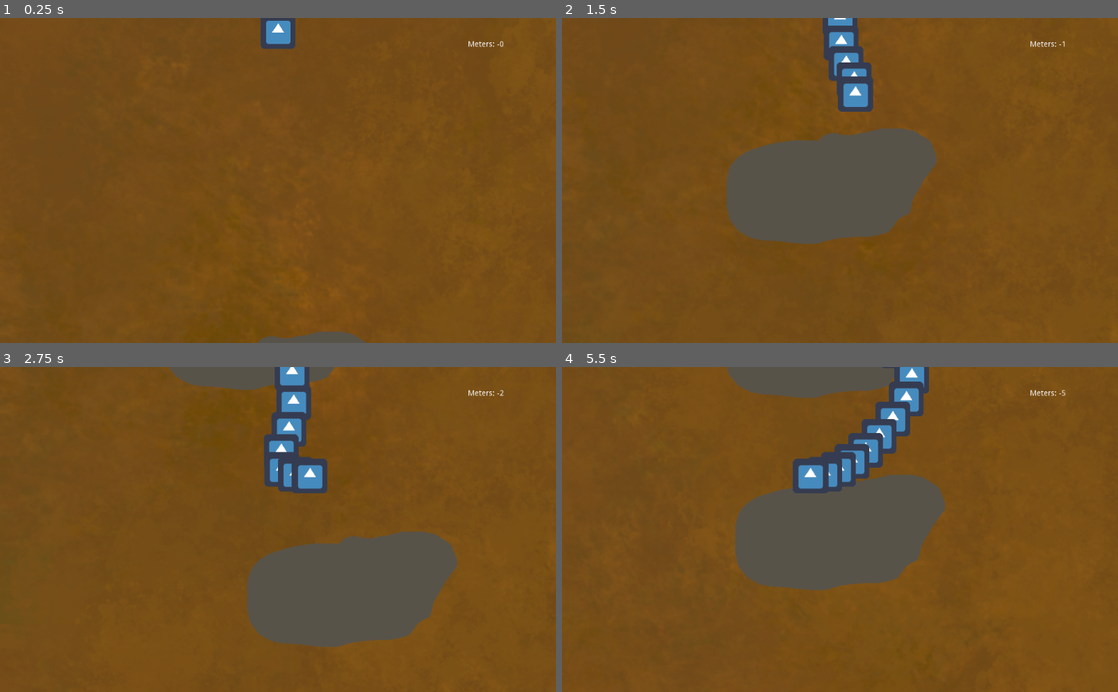
Above: before the commit, frames 1-4 (two rows, left to right).
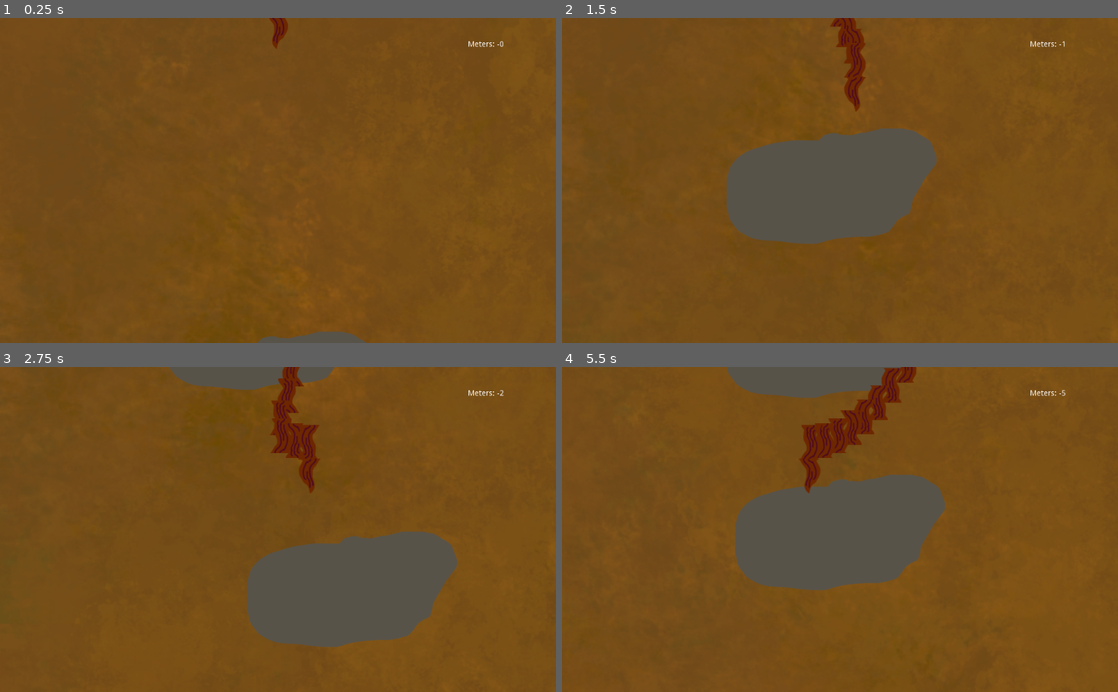
Above: after the commit, the same moments.

Repository: Lycentzia/I-am-Root
Game: Godot game, scene res://scenes/mainScreen.tscn
The game is run twice, just before and just after one commit, with the same random seed, the same clock (stepped at 60 frames per second) and the same inputs. The engine's default icon, where the game draws it, is replaced by a stand-in: a white triangle on a blue panel in a dark square.
Inputs:
- Up to frame 1 (0.25 s): no input
- Up to frame 2 (1.5 s): hold Right (move_right) 0.53-1.28 s; hold Left (move_left) from 1.28 s (still down)
- Up to frame 3 (2.75 s): release Left (move_left) at 2.03 s; hold Right (move_right) from 2.03 s (still down)
- Up to frame 4 (5.5 s): release Right (move_right) at 3.53 s; hold Left (move_left) from 3.53 s (still down)

The runs differ from the first frame. In frame 1, 0.6% of the frame differs, in the area x 46-54%, y 0-10%; in frame 2, 2.0%; in frame 3, 3.2%; in frame 4, 5.0%, in the area x 41-66%, y 0-39%.

Commit message:
sprites for TipOfRoot and RootBody

Diff:
--- a/TipOfRoot.gd
+++ b/TipOfRoot.gd
@@ -27,9 +27,6 @@
 
 	if velocity.length() > 0:
 		velocity = velocity.normalized() * speed
-		$AnimatedSprite.play()
-	else:
-		$AnimatedSprite.stop()
 
 	position += velocity * delta
 	position.x = clamp(position.x, 0, screen_size.x)
--- a/scenes/RootBody.gd
+++ b/scenes/RootBody.gd
@@ -1,4 +1,9 @@
 extends RigidBody2D
+
+func _ready():
+	$AnimatedSprite.playing = true
+	var types = $AnimatedSprite.frames.get_animation_names()
+	$AnimatedSprite.animation = types[randi() % types.size()]
 
 func _on_VisibilityNotifier2D_screen_exited():
 	queue_free()
--- a/scenes/RootBody.tscn
+++ b/scenes/RootBody.tscn
@@ -1,13 +1,31 @@
-[gd_scene load_steps=4 format=2]
+[gd_scene load_steps=7 format=2]
 
-[ext_resource path="res://icon.png" type="Texture" id=1]
+[ext_resource path="res://assets/player/RootBody2.png" type="Texture" id=1]
 [ext_resource path="res://scenes/RootBody.gd" type="Script" id=2]
+[ext_resource path="res://assets/player/RootBody3.png" type="Texture" id=3]
+[ext_resource path="res://assets/player/RootBody1.png" type="Texture" id=4]
+[ext_resource path="res://assets/player/RootBody4.png" type="Texture" id=5]
 
 [sub_resource type="SpriteFrames" id=1]
 animations = [ {
-"frames": [ ExtResource( 1 ) ],
+"frames": [ ExtResource( 4 ), ExtResource( 5 ) ],
 "loop": true,
-"name": "default",
+"name": "1",
+"speed": 5.0
+}, {
+"frames": [ ExtResource( 1 ), ExtResource( 3 ) ],
+"loop": true,
+"name": "2",
+"speed": 5.0
+}, {
+"frames": [ ExtResource( 3 ), ExtResource( 1 ) ],
+"loop": true,
+"name": "3",
+"speed": 5.0
+}, {
+"frames": [ ExtResource( 5 ), ExtResource( 4 ) ],
+"loop": true,
+"name": "4",
 "speed": 5.0
 } ]
 
@@ -20,6 +38,9 @@
 
 [node name="AnimatedSprite" type="AnimatedSprite" parent="."]
 frames = SubResource( 1 )
+animation = "1"
+speed_scale = 0.25
+playing = true
 
 [node name="VisibilityNotifier2D" type="VisibilityNotifier2D" parent="."]
 
--- a/scenes/TipOfRoot.tscn
+++ b/scenes/TipOfRoot.tscn
@@ -1,11 +1,12 @@
-[gd_scene load_steps=4 format=2]
+[gd_scene load_steps=5 format=2]
 
-[ext_resource path="res://icon.png" type="Texture" id=1]
+[ext_resource path="res://assets/player/TipOfRoot1.png" type="Texture" id=1]
 [ext_resource path="res://TipOfRoot.gd" type="Script" id=2]
+[ext_resource path="res://assets/player/TipOfRoot2.png" type="Texture" id=3]
 
 [sub_resource type="SpriteFrames" id=1]
 animations = [ {
-"frames": [ ExtResource( 1 ) ],
+"frames": [ ExtResource( 1 ), ExtResource( 3 ) ],
 "loop": true,
 "name": "default",
 "speed": 5.0
@@ -19,3 +20,6 @@
 
 [node name="AnimatedSprite" type="AnimatedSprite" parent="."]
 frames = SubResource( 1 )
+frame = 1
+speed_scale = 0.25
+playing = true
--- a/scenes/mainScreen.gd
+++ b/scenes/mainScreen.gd
@@ -8,7 +8,7 @@
 func _on_RootBodyTimer_timeout():
 	var tipPosition = get_node("TipOfRoot").position
 	var bodyPart = root_body_scene.instance()
-	bodyPart.position = tipPosition
+	bodyPart.position = tipPosition + Vector2(0,-62)
 	# XXX linear_velocity does not work properly,
 	# animation is created with negative gravity on the body parts
 	bodyPart.linear_velocity = Vector2(0.0,-1.0)
Binary file added: assets/player/RootBody1.png
Not shown, added: assets/player/RootBody1.png.import
Binary file added: assets/player/RootBody2.png
Not shown, added: assets/player/RootBody2.png.import
Binary file added: assets/player/RootBody3.png
Not shown, added: assets/player/RootBody3.png.import
Binary file added: assets/player/RootBody4.png
Not shown, added: assets/player/RootBody4.png.import
Binary file added: assets/player/TipOfRoot1.png
Not shown, added: assets/player/TipOfRoot1.png.import
Binary file added: assets/player/TipOfRoot2.png
Not shown, added: assets/player/TipOfRoot2.png.import
